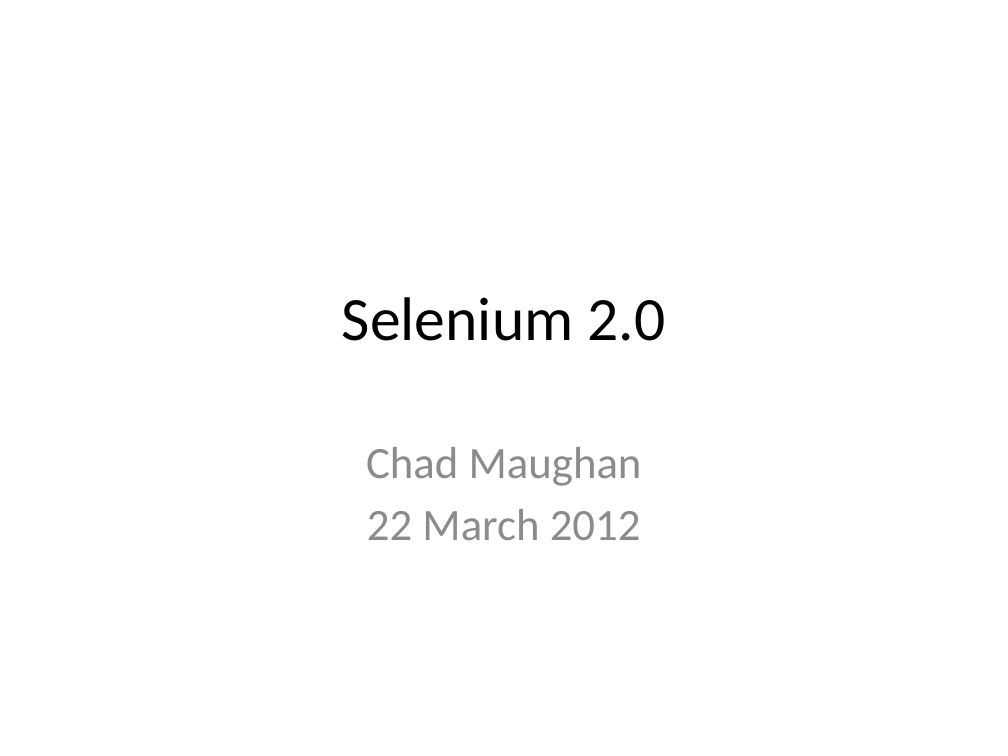
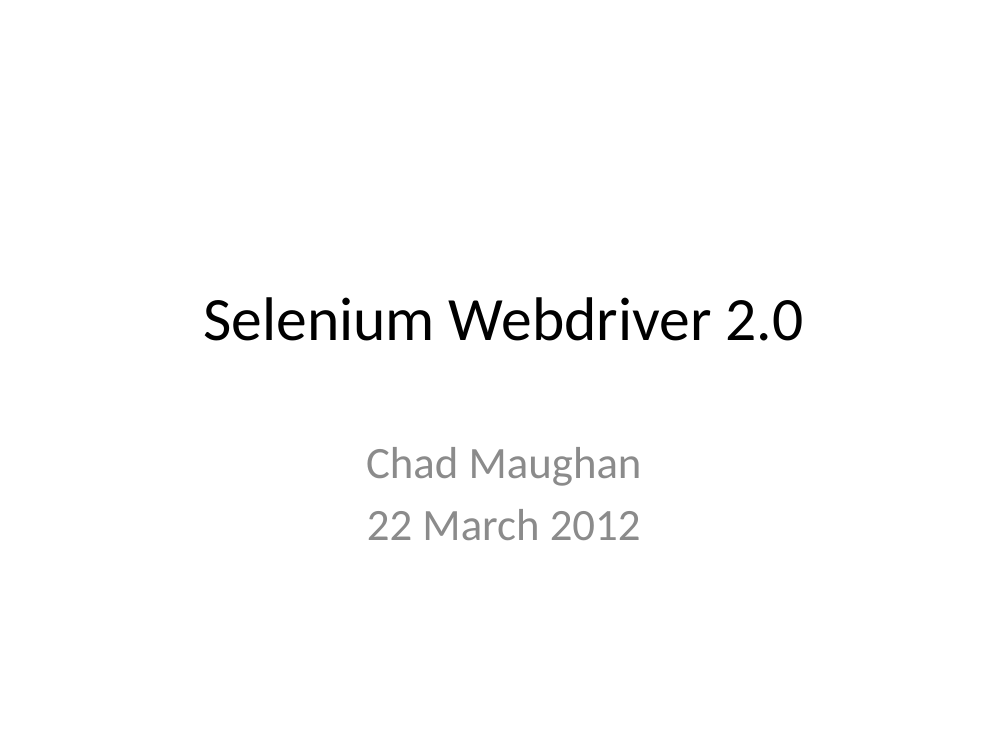
Before and after one commit to jongguo/ljkGitDB, a slide deck: slide 1 of selenium-talk/selenium-talk.pptx. Drawn at 1008x756 pixels with LibreOffice and Linux fonts; fonts in the diff are those of the drawing. Boxes give left, top, right and bottom in pixels: in the first picture for what was removed or moved away, otherwise in the second. Text is boxed around its words. In the diff, an @@ line names an element or a change of style, - is before the commit and + after.

Commit message:
ppt typos

```diff
--- a/selenium-talk/selenium-talk.pptx
+++ b/selenium-talk/selenium-talk.pptx
@@ title at (x1=203, y1=297, x2=804, y2=341): text changed @@
-Selenium 2.0
+Selenium Webdriver 2.0
```
Also in this commit, not shown: 4 other files.
